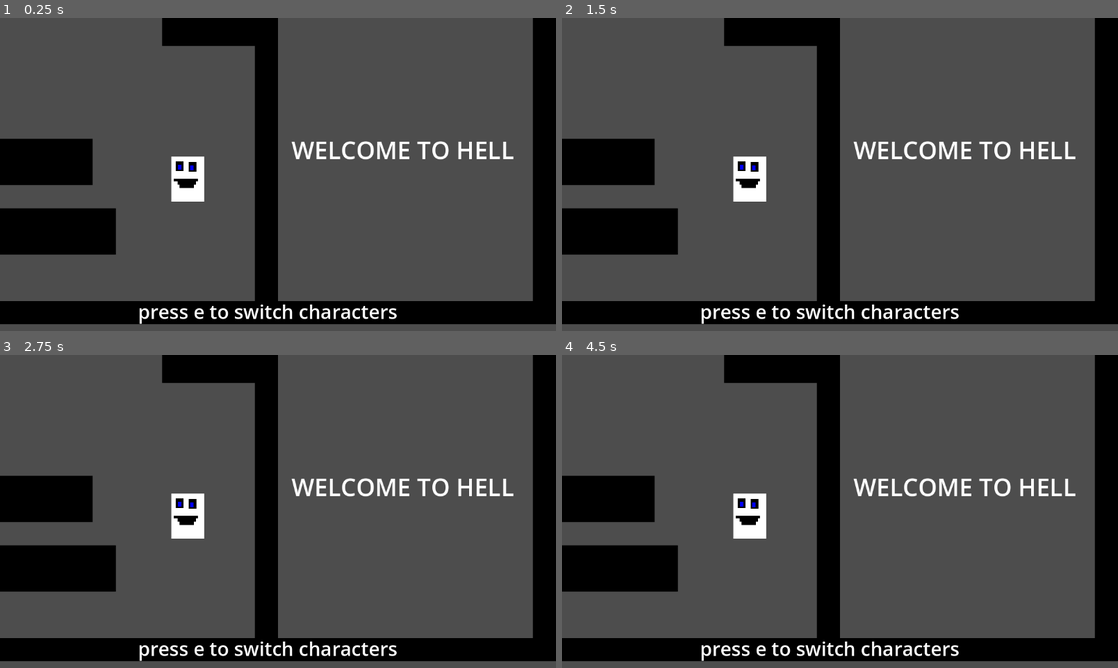
Above: before the commit, frames 1-4 (two rows, left to right).
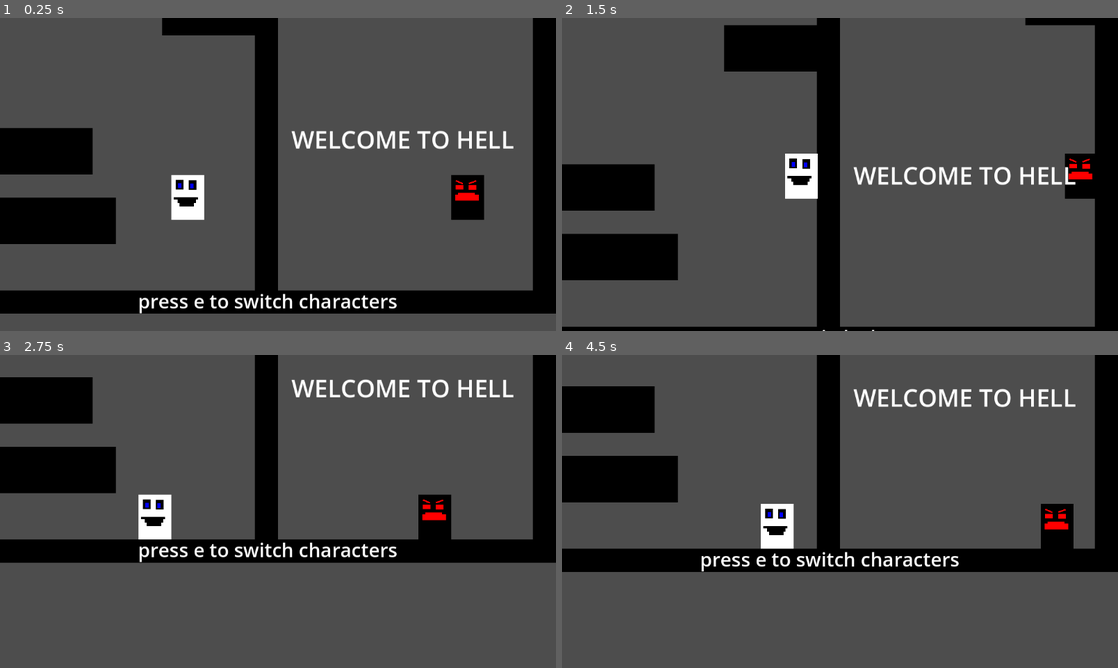
Above: after the commit, the same moments.

Repository: stefiscool/parrallel-platformer
Game: Godot game, scene res://scenes/world.tscn
The game is run twice, just before and just after one commit, with the same random seed, the same clock (stepped at 60 frames per second) and the same inputs.
Inputs:
- Up to frame 1 (0.25 s): no input
- Up to frame 2 (1.5 s): tap E at 0.5, 1.25 s; hold Right (right) from 0.53 s (still down); tap Shift (switch) at 0.6, 1.35 s; tap W (jump) at 0.77 s
- Up to frame 3 (2.75 s): tap W (jump) at 1.52 s; tap E at 2 s; release Right (right) at 2.03 s; hold A (left) from 2.03 s (still down); tap Shift (switch) at 2.1 s
- Up to frame 4 (4.5 s): tap E at 2.75, 3.5, 4.25 s; release A (left) at 2.78 s; hold Right (right) 2.78-4.28 s; tap Shift (switch) at 2.85, 3.6, 4.35 s; tap W (jump) at 3.02, 3.77 s; hold A (left) from 4.28 s (still down)

The runs differ from the first frame. In frame 1, 14% of the frame differs, in the area x 0-100%, y 5-98%; in frame 2, 21%; in frame 3, 29%, in the area x 0-100%, y 0-98%; in frame 4, 27%.
Error before the commit: Invalid access to property or key 'goingup' on a base object of type 'Node (Global.gd)'. (res://scripts/player.gd:13)
Error after the commit: Invalid access to property or key 'position' on a base object of type 'null instance'. (res://scripts/player.gd:53)

Commit message:
Players sync

Diff:
--- /dev/null
+++ b/scripts/Camera2D.gd
@@ -0,0 +1,23 @@
+extends Camera2D
+
+
+
+
+func _process(_delta):
+	if Input.is_action_just_pressed("switch") and Global.controllingleft == true:
+		Global.controllingleft = false
+		$".".reparent($"../../Secondplayer")
+		global_position.x = $"../../Secondplayer".global_position.x
+		global_position.y = $"../../Secondplayer".global_position.y
+		$"../../Secondplayer".modulate = Color(1, 1, 1, 1)
+		$"../../Player".modulate = Color(1, 1, 1, Global.hidden_opacity)
+
+
+
+	elif Input.is_action_just_pressed("switch") and Global.controllingleft == false:
+		Global.controllingleft = true
+		$".".reparent($"../../Player")
+		global_position.x = $"../../Player".global_position.x
+		global_position.y = $"../../Player".global_position.y
+		$"../../Player".modulate = Color(1, 1, 1, 1)
+		$"../../Secondplayer".modulate = Color(1, 1, 1, Global.hidden_opacity)
--- a/scripts/player.gd
+++ b/scripts/player.gd
@@ -8,9 +8,21 @@
 
 var velocity2 = Vector2(0,0)
 
+@export var is_left_not_right = true
+var other_player
+var POSITION_OFFSET = 580
+
+func _ready():
+	if is_left_not_right:
+		other_player = $"../Secondplayer"
+	else:
+		other_player = $"../Player"
+		POSITION_OFFSET = -POSITION_OFFSET
+		modulate = Color(1, 1, 1, Global.hidden_opacity)
+
 
 func _physics_process(_delta):
-	if Global.goingup == true:
+	if Global.controllingleft == is_left_not_right:
 		velocity.y += GRAVITY
 		var friction = false
 
@@ -34,3 +46,8 @@
 
 
 		move_and_slide()
+		var other_pos = position
+		other_pos.x += POSITION_OFFSET
+		other_player.position = other_pos
+		other_player.velocity = velocity
+		$"../SafetyNet".position.y = min($"../SafetyNet".position.y, position.y + 600)
